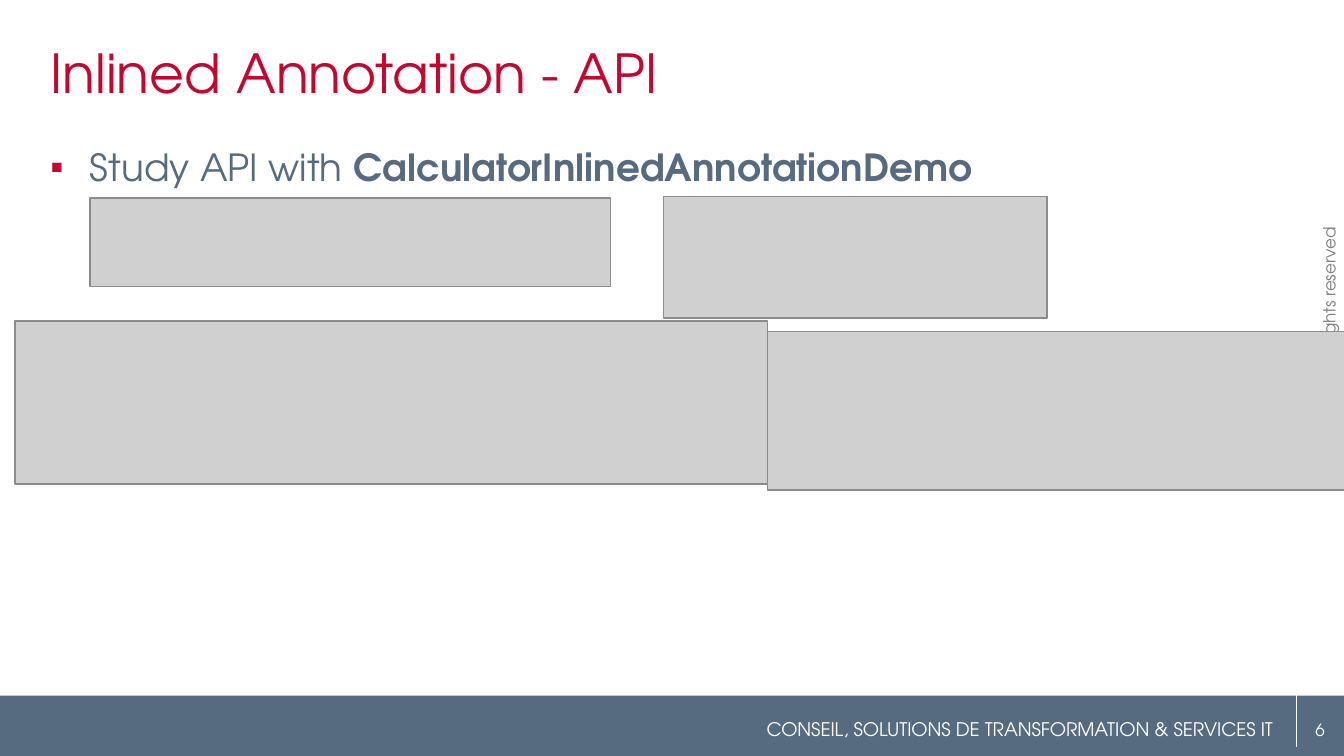
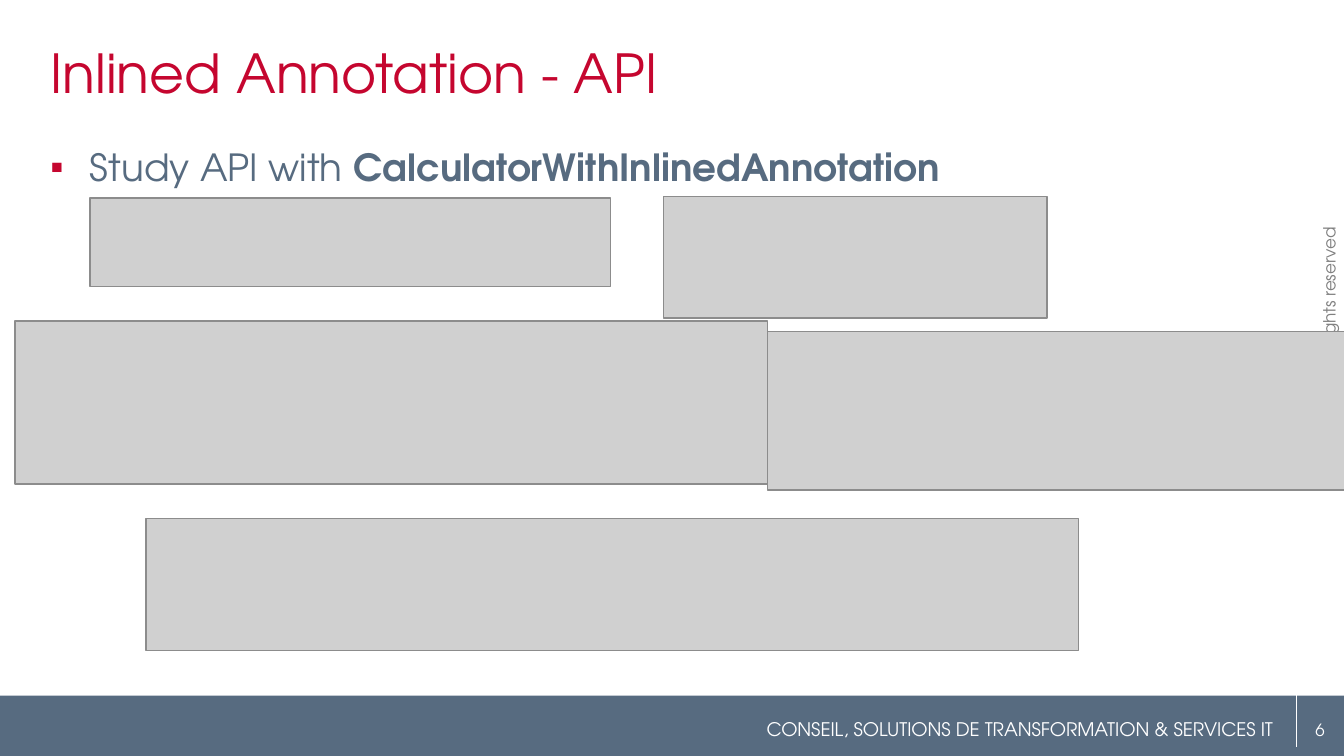
Before and after one commit to angelozerr/EclipseConFrance2018, a slide deck: slide 6 of EclipseConFrance2018_CodeMining.pptx. Drawn at 1344x756 pixels with LibreOffice and Linux fonts; fonts in the diff are those of the drawing; grey boxes stand for pictures; background and template pictures are left out. Boxes give left, top, right and bottom in pixels: in the first picture for what was removed or moved away, otherwise in the second. Text is boxed around its words. In the diff, an @@ line names an element or a change of style, - is before the commit and + after.

```diff
--- a/EclipseConFrance2018_CodeMining.pptx
+++ b/EclipseConFrance2018_CodeMining.pptx
@@ text at <box>90,152,939,198</box>: text changed @@
-▪ Study API with CalculatorInlinedAnnotationDemo
+▪ Study API with CalculatorWithInlinedAnnotation
@@ picture added at <box>146,519,1079,650</box> @@
```
Also in this commit, not shown: 13 other slides changed, 6 slides added, 2 slides removed, 5 other files.
